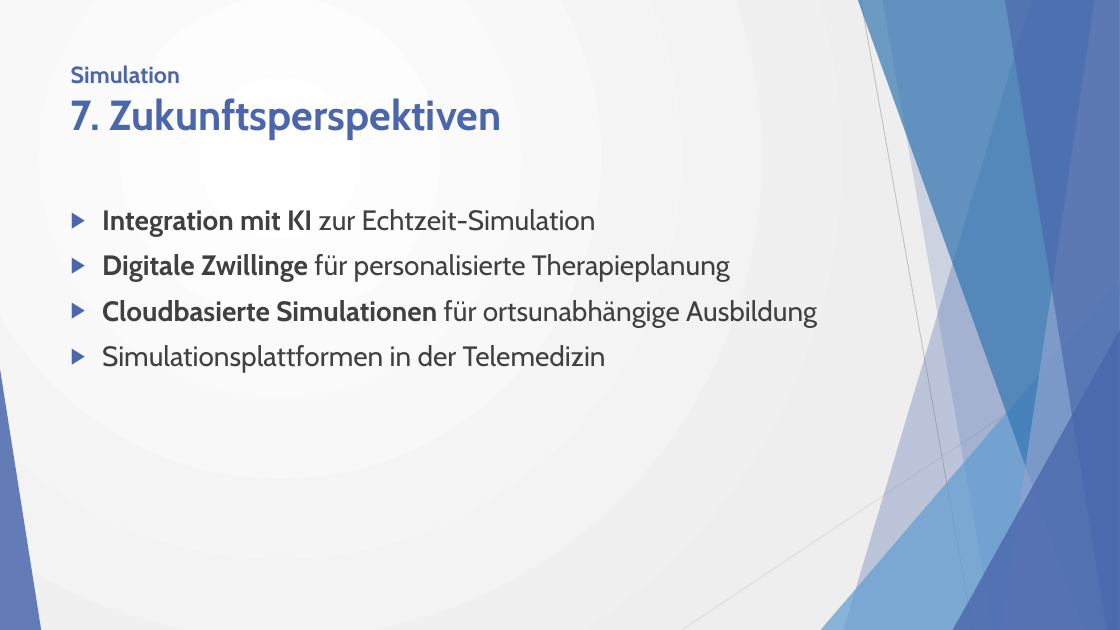
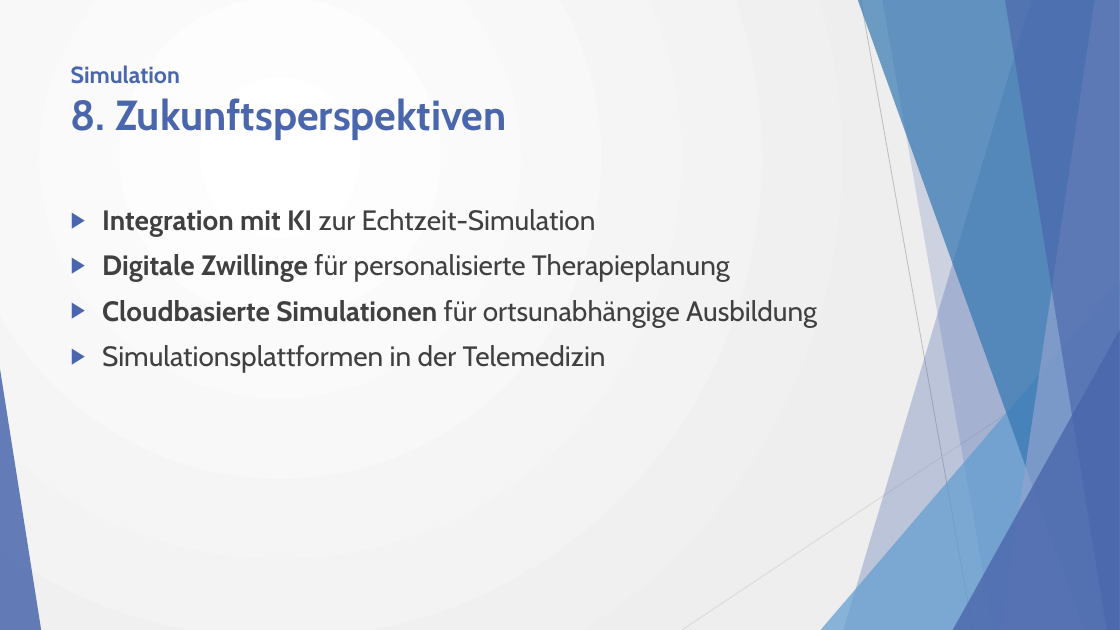
Before and after one commit to w0fl/w0fl, a slide deck: slide 16 of Simulation und Modellierung in der Medizininformatik_2.0.pptx (slide 18 before the commit). Drawn at 1120x630 pixels with LibreOffice and Linux fonts; fonts in the diff are those of the drawing. Boxes give left, top, right and bottom in pixels: in the first picture for what was removed or moved away, otherwise in the second. Text is boxed around its words. In the diff, an @@ line names an element or a change of style, - is before the commit and + after.

```diff
--- a/Simulation und Modellierung in der Medizininformatik_2.0.pptx
+++ b/Simulation und Modellierung in der Medizininformatik_2.0.pptx
@@ title at (71, 65, 507, 140): text changed @@
-Simulation
-7. Zukunftsperspektiven
+Simulation
+8. Zukunftsperspektiven
```
Also in this commit, not shown: 11 other slides changed, 2 slides removed, 3 other files.
